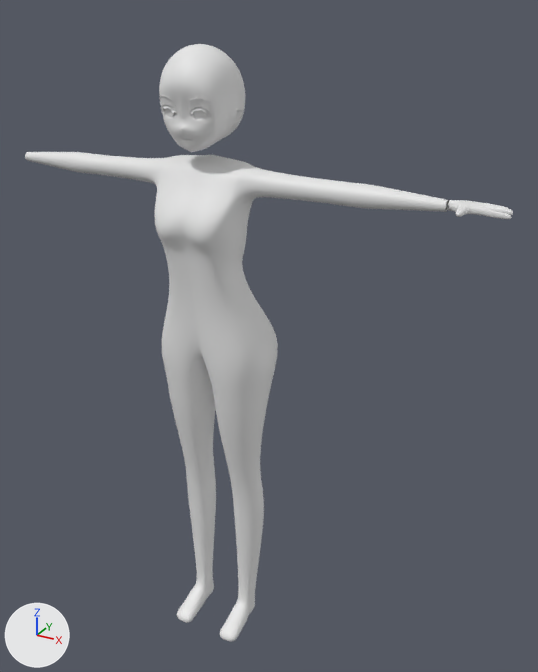
The Blender file StreamingAssets/Model/Estin.blend: old version first, new version second.
Camera for both pictures: a 50 mm camera at (1.34, -1.99, 2.34) aimed at (0.17, 0.15, 1.27). The lights are fixed; the arrows at lower left show +X, +Y and +Z.

The scene before the commit, as lines of its bpy script (objects in view):
```python
ob_圆环 = bpy.data.objects.new('圆环', me_圆环)
ob_圆环.location = (-0.056, -0.078, 2.052)
ob_圆环.rotation_euler = (1.674, 0.0212, -0.202)  # degrees (96, 1.2, -12)
ob_圆环.scale = (0.0199, 0.0181, 0.0182)
ob_立方体 = bpy.data.objects.new('立方体', me_立方体_001)
ob_立方体.location = (0.0, 0.025, 0.0)
ob_立方体_001 = bpy.data.objects.new('立方体.001', me_立方体_002)
ob_立方体_001.location = (0.0, 0.017, -0.002)
ob_立方体_002 = bpy.data.objects.new('立方体.002', me_立方体_004)
ob_立方体_002.location = (-0.007, 0.025, -0.006)
ob_立方体_003 = bpy.data.objects.new('立方体.003', me_立方体)
ob_立方体_003.location = (0.0, 0.028, 1.546)
ob_立方体_003.rotation_euler = (0.0935, 0.0, 0.0)  # degrees (5.4, 0, 0)
ob_立方体_003.scale = (0.153, 0.0973, 0.341)
ob_立方体_004 = bpy.data.objects.new('立方体.004', me_立方体_003)
ob_立方体_004.location = (0.841, 0.051, 1.837)
ob_立方体_004.scale = (0.0465, 0.0328, 0.0129)
```
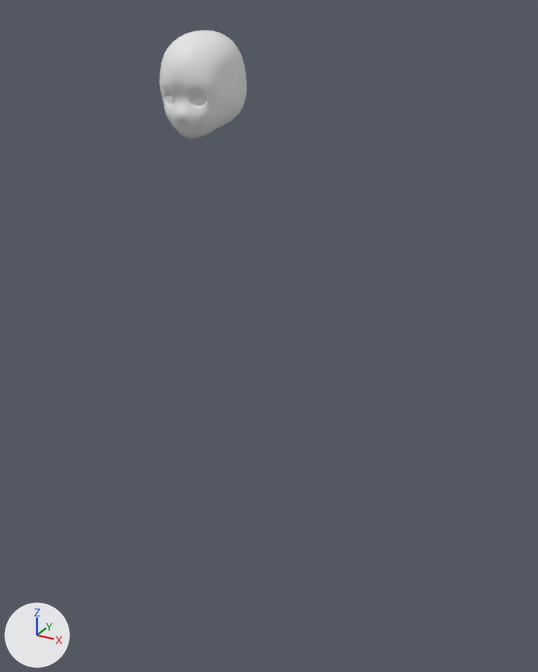
Changed parts and their boxes (x1, y1, x2, y2) in the pictures (538 x 672 px):
'立方体.003', deleted: before (25, 152, 449, 641)
'立方体', reshaped, moved, rescaled: before (159, 44, 245, 152); after (160, 30, 247, 138)
'立方体.004', deleted: before (448, 200, 513, 219)
'圆环', moved, rescaled: before (165, 108, 206, 120); after (165, 95, 207, 107)
'立方体.001', deleted: before (160, 105, 209, 117)
'立方体.002', no longer drawn: before (159, 95, 210, 102)
part 1 of me_立方体_001, deleted: before (159, 44, 245, 152)
part 2 of me_立方体_001, added: after (160, 30, 247, 138)

The change in detail:
me_立方体_001 is used by ob_立方体; location (0.0, 0.025, 0.0).
me_立方体_001 had 395 vertices, 368 faces and spanned x 0.0..0.131, y -0.132..0.145, z 1.928..2.243.
me_立方体_001 now has 233 vertices, 214 faces and spans x 0.0..0.749, y -0.977..0.866, z -1.091..0.797.
me_立方体_001 part 1: 395 vertices removed from x 0.0..0.131, y -0.132..0.145, z 1.928..2.243.
me_立方体_001 part 2: 233 vertices added at x 0.0..0.749, y -0.977..0.866, z -1.091..0.797.
Object '立方体' (ob_立方体) moves from (0.0, 0.025, 0.0) to (0.0, 0.029, 2.102).
Object '立方体' (ob_立方体) is rescaled from (1.0, 1.0, 1.0) to (-0.164, -0.164, -0.164).
Object '立方体.001' (ob_立方体_001) is deleted.
Object '立方体.003' (ob_立方体_003) is deleted.
Object '立方体.004' (ob_立方体_004) is deleted.
